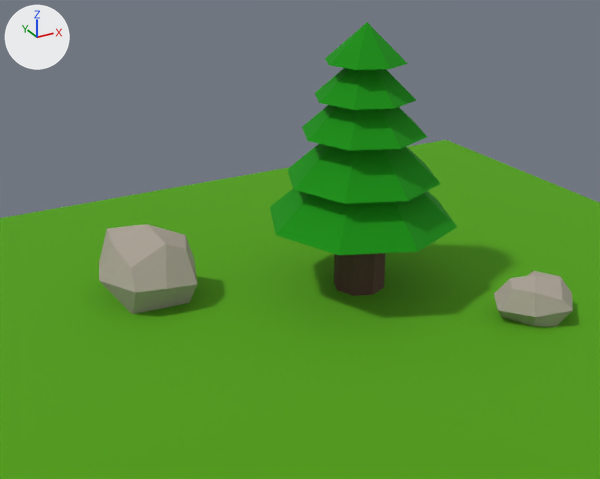
A saved change to the glTF model example_scene.glb.
Camera for both pictures: a 50 mm camera at (-5.94, -9.14, 6.58) aimed at (-0.59, 0.59, 1.71). Every picture has the same lights, and +X, +Y and +Z are marked at upper left. Where no turn or scale is listed for an object, it has been applied to the vertices.

The first picture shows 'ground', 'pine', 'stone_01', 'stone_02'.
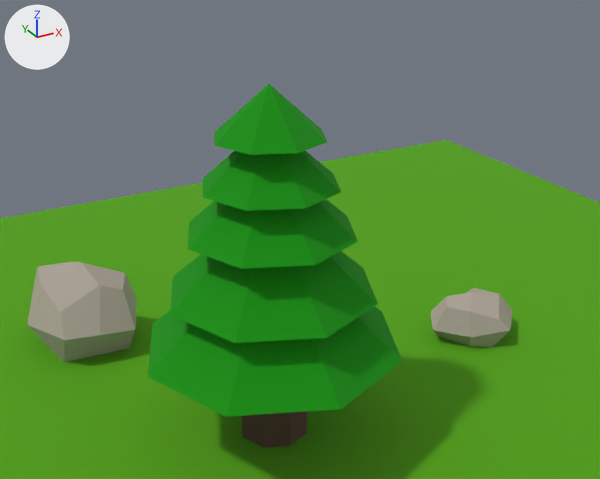
Where the change shows, as pixel boxes (x1, y1, x2, y2) in the pictures (600 x 479 px):
'pine', moved: before (270, 22, 457, 296); after (147, 84, 402, 448)
'stone_01', moved: before (99, 224, 197, 314); after (27, 262, 137, 362)
'stone_02', moved: before (494, 271, 573, 327); after (430, 288, 512, 347)

Edits to the bpy script that builds the scene:
```text
Change ob_pine:
    ob_pine.location: (1.25, 1.8, 0.0) -> (-1.93, -1.14, 0.0)
Change ob_stone_01:
    ob_stone_01.location: (-2.07, 3.19, 0.47) -> (-3.43, 2.26, 0.47)
Change ob_stone_02:
    ob_stone_02.location: (3.2, -0.42, 0.47) -> (1.91, -0.42, 0.47)
```
